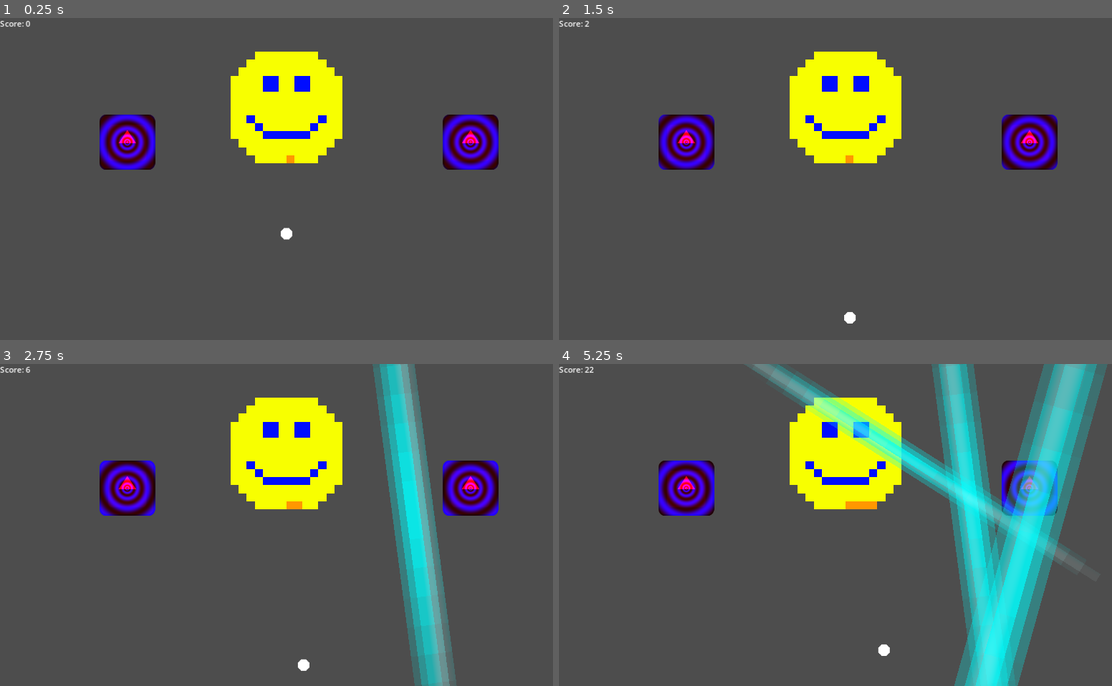
Above: before the commit, frames 1-4 (two rows, left to right).
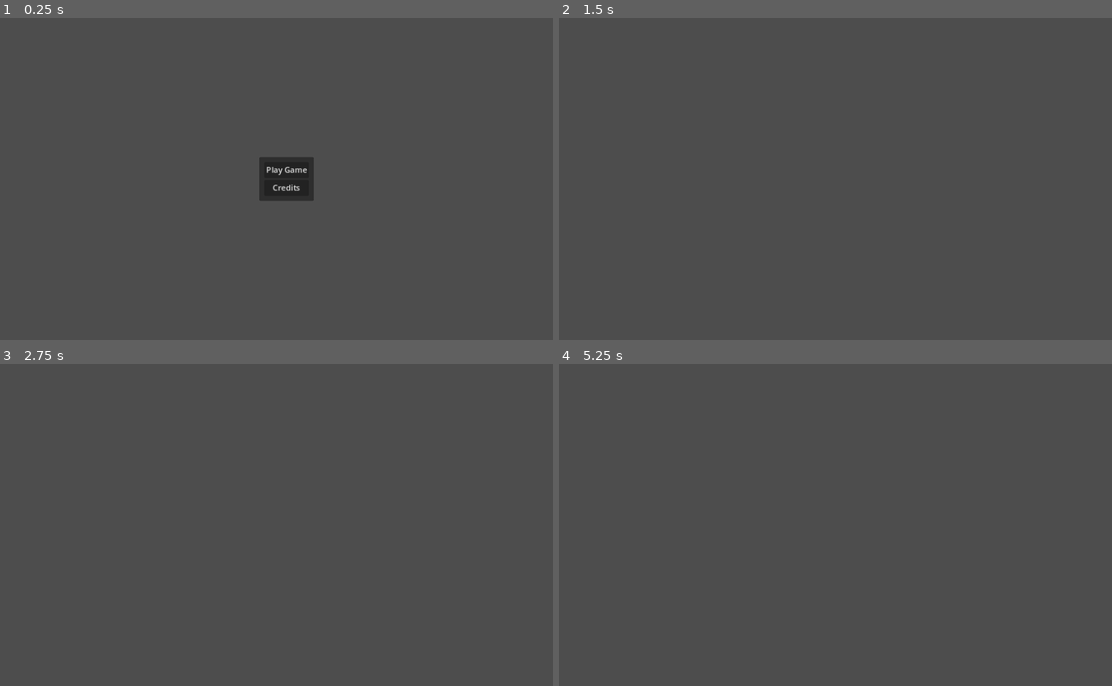
Above: after the commit, the same moments.

Repository: sparkworm/Jameplay2025
Game: Godot game, scene res://scenes/main.tscn
The game is run twice, just before and just after one commit, with the same random seed, the same clock (stepped at 60 frames per second) and the same inputs. The engine's default icon, where the game draws it, is replaced by a stand-in: a white triangle on a blue panel in a dark square.
Inputs (mouse positions are in pixels of both pictures, inside the frame that each line leads up to):
- Up to frame 1 (0.25 s): no input
- Up to frame 2 (1.5 s): click (846, 188) at 0.5 s, where only the run after the commit has a clickable "Credits"; move the mouse to (973, 162) at 1.27 s; press the mouse at (973, 162) at 1.28 s
- Up to frame 3 (2.75 s): move the mouse to (171, 541) at 2.02 s; release the mouse at (171, 541) at 2.03 s; right-click (171, 541) at 2.1 s; click (171, 541) at 2.3 s
- Up to frame 4 (5.25 s): move the mouse to (901, 454) at 2.77 s; press the mouse at (901, 454) at 2.78 s; move the mouse to (818, 589) at 3.52 s; release the mouse at (818, 589) at 3.53 s; click (818, 589) at 3.6 s; move the mouse to (1017, 573) at 4.27 s; press the mouse at (1017, 573) at 4.28 s; right-click (1017, 573) at 4.35 s; move the mouse to (675, 476) at 5.02 s; release the mouse at (675, 476) at 5.03 s; click (675, 476) at 5.1 s

The runs differ from the first frame. In frame 1, 11% of the frame differs, in the area x 0-91%, y 0-69%; in frame 2, 9.7%; in frame 3, 17%; in frame 4, 27%, in the area x 0-100%, y 0-100%.

Commit message:
Added main menu

Diff:
--- a/autoload/scenes.gd
+++ b/autoload/scenes.gd
@@ -11,7 +11,7 @@
 }
 
 var scenes: Dictionary = {
-	#ID.MAIN_MENU : preload()
+	ID.MAIN_MENU : preload("res://scenes/main_menu.tscn"),
 	ID.TEST : preload("res://scenes/levels/test_level.tscn"),
 	ID.L1 : preload("res://scenes/levels/level_1.tscn"),
 	ID.L2 : preload("res://scenes/levels/level_2.tscn"),
--- a/scenes/main.tscn
+++ b/scenes/main.tscn
@@ -4,6 +4,5 @@
 
 [node name="Main" type="Node"]
 script = ExtResource("1_p6157")
-starting_scene = 1
 
 [node name="ActiveSceneParent" type="Node" parent="."]
--- /dev/null
+++ b/scenes/main_menu.gd
@@ -0,0 +1,15 @@
+class_name MainMenu
+extends GameScene
+
+@onready var play_button: Button = %PlayButton
+@onready var credits_button: Button = %CreditsButton
+
+func _ready() -> void:
+	play_button.pressed.connect(Callable(self, "play"))
+	credits_button.pressed.connect(Callable(self, "credits"))
+
+func play() -> void:
+	MessageBus.change_scene.emit(Scenes.ID.L1)
+
+func credits() -> void:
+	MessageBus.change_scene.emit(Scenes.ID.END)
--- /dev/null
+++ b/scenes/main_menu.tscn
@@ -0,0 +1,50 @@
+[gd_scene load_steps=2 format=3 uid="uid://bbvybi251u62n"]
+
+[ext_resource type="Script" path="res://scenes/main_menu.gd" id="1_atgbu"]
+
+[node name="MainMenu" type="Node2D"]
+script = ExtResource("1_atgbu")
+
+[node name="UILayer" type="CanvasLayer" parent="."]
+
+[node name="Control" type="Control" parent="UILayer"]
+layout_mode = 3
+anchors_preset = 15
+anchor_right = 1.0
+anchor_bottom = 1.0
+grow_horizontal = 2
+grow_vertical = 2
+
+[node name="PanelContainer" type="PanelContainer" parent="UILayer/Control"]
+layout_mode = 1
+anchors_preset = 8
+anchor_left = 0.5
+anchor_top = 0.5
+anchor_right = 0.5
+anchor_bottom = 0.5
+offset_left = -20.0
+offset_top = -20.0
+offset_right = 20.0
+offset_bottom = 20.0
+grow_horizontal = 2
+grow_vertical = 2
+
+[node name="MarginContainer" type="MarginContainer" parent="UILayer/Control/PanelContainer"]
+layout_mode = 2
+theme_override_constants/margin_left = 10
+theme_override_constants/margin_top = 10
+theme_override_constants/margin_right = 10
+theme_override_constants/margin_bottom = 10
+
+[node name="VBoxContainer" type="VBoxContainer" parent="UILayer/Control/PanelContainer/MarginContainer"]
+layout_mode = 2
+
+[node name="PlayButton" type="Button" parent="UILayer/Control/PanelContainer/MarginContainer/VBoxContainer"]
+unique_name_in_owner = true
+layout_mode = 2
+text = "Play Game"
+
+[node name="CreditsButton" type="Button" parent="UILayer/Control/PanelContainer/MarginContainer/VBoxContainer"]
+unique_name_in_owner = true
+layout_mode = 2
+text = "Credits"
--- a/scenes/parent/level.gd
+++ b/scenes/parent/level.gd
@@ -28,7 +28,7 @@
 	elif Input.is_action_pressed("place_barrier"):
 		update_barrier_angle()
 		update_barrier_scale()
-	if Input.is_action_just_released("place_barrier"):
+	if Input.is_action_just_released("place_barrier") and last_barrier:
 		last_barrier.enable()
 		last_barrier = null
 	if Input.is_action_just_pressed("destroy_barrier"):
